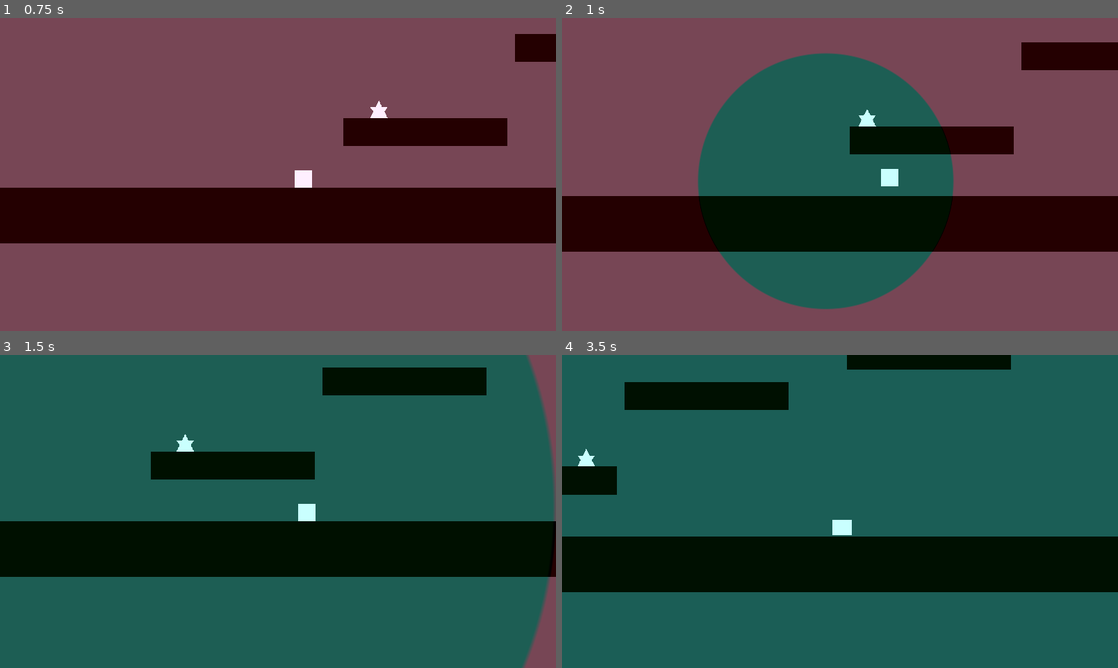
Above: before the commit, frames 1-4 (two rows, left to right).
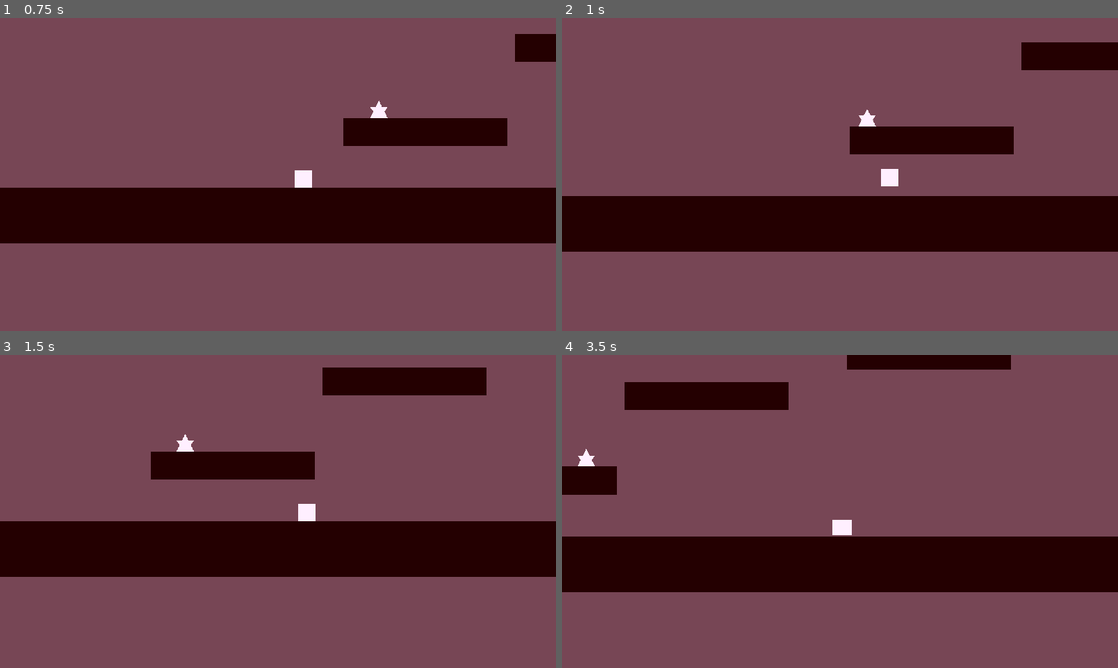
Above: after the commit, the same moments.

Repository: noc7c9/dye-dont-die
Game: Godot game, scene res://Main.tscn
The game is run twice, just before and just after one commit, with the same random seed, the same clock (stepped at 60 frames per second) and the same inputs. Before the commit the project starts from res://main.tscn.
Inputs:
- Up to frame 1 (0.75 s): hold Right (move_right) from 0.53 s (still down); hold Shift from 0.53 s (still down)
- Up to frame 2 (1 s): keep holding Right (move_right); keep holding Shift; tap Space (jump) at 0.77 s
- Up to frame 3 (1.5 s): release Right (move_right) at 1.28 s; release Shift at 1.28 s; hold S from 1.28 s (still down); tap Shift at 1.35 s
- Up to frame 4 (3.5 s): tap Space (jump) at 1.52, 3.02 s; release S at 2.03 s; hold Right (move_right) 2.03-2.78 s; hold Shift 2.03-2.78 s; hold W from 2.78 s (still down); tap Shift at 2.85 s

Frame 1 is identical in both runs. In frame 2, 30% of the frame differs, in the area x 24-71%, y 11-94%; in frame 3, 98%; in frame 4, 100%, in the area x 0-100%, y 0-100%.
Error after the commit: Invalid get index 'global_position' (on base: 'null instance'). (res://src/ColorBubbleManager/ColorBubbleManager.gd:27)

Commit message:
Fix naming conventions

Diff:
--- /dev/null
+++ b/Main.tscn
@@ -0,0 +1,140 @@
+[gd_scene load_steps=6 format=2]
+
+[ext_resource path="res://src/Player/Player.tscn" type="PackedScene" id=1]
+[ext_resource path="res://src/ColorBubbleManager/ColorBubbleManager.tscn" type="PackedScene" id=2]
+[ext_resource path="res://src/Goomba/Goomba.tscn" type="PackedScene" id=3]
+[ext_resource path="res://src/Background.gd" type="Script" id=4]
+[ext_resource path="res://src/Platform/Platform.tscn" type="PackedScene" id=5]
+
+[node name="Main" type="Node2D"]
+
+[node name="Background" type="ColorRect" parent="."]
+margin_left = -100000.0
+margin_top = -100000.0
+margin_right = 100000.0
+margin_bottom = 100000.0
+color = Color( 0.333333, 0.333333, 0.333333, 1 )
+script = ExtResource( 4 )
+__meta__ = {
+"_edit_use_anchors_": false
+}
+
+[node name="color-bubble-manager" parent="." instance=ExtResource( 2 )]
+
+[node name="goomba" parent="." instance=ExtResource( 3 )]
+position = Vector2( 441, 220 )
+
+[node name="Player" parent="." instance=ExtResource( 1 )]
+position = Vector2( 260, 234 )
+
+[node name="Camera2D" type="Camera2D" parent="Player"]
+current = true
+smoothing_enabled = true
+
+[node name="floor" parent="." instance=ExtResource( 5 )]
+position = Vector2( 303, 360 )
+scale = Vector2( 1000, 1 )
+
+[node name="platform" parent="." instance=ExtResource( 5 )]
+position = Vector2( 443, 264 )
+scale = Vector2( 2.95028, 0.502724 )
+
+[node name="platform2" parent="." instance=ExtResource( 5 )]
+position = Vector2( 641, 167 )
+scale = Vector2( 2.95028, 0.502724 )
+
+[node name="platform3" parent="." instance=ExtResource( 5 )]
+position = Vector2( 897, 120 )
+scale = Vector2( 2.95028, 0.502724 )
+
+[node name="platform4" parent="." instance=ExtResource( 5 )]
+position = Vector2( 1228, 204 )
+scale = Vector2( 2.95028, 0.502724 )
+
+[node name="platform5" parent="." instance=ExtResource( 5 )]
+position = Vector2( 1444, 43 )
+scale = Vector2( 2.95028, 0.502724 )
+
+[node name="platform6" parent="." instance=ExtResource( 5 )]
+position = Vector2( 1228, -154 )
+scale = Vector2( 2.95028, 0.502724 )
+
+[node name="platform7" parent="." instance=ExtResource( 5 )]
+position = Vector2( 1228, -154 )
+scale = Vector2( 2.95028, 0.502724 )
+
+[node name="platform8" parent="." instance=ExtResource( 5 )]
+position = Vector2( -107, -12 )
+scale = Vector2( 2.95028, 0.502724 )
+
+[node name="platform9" parent="." instance=ExtResource( 5 )]
+position = Vector2( 91, -109 )
+scale = Vector2( 2.95028, 0.502724 )
+
+[node name="platform10" parent="." instance=ExtResource( 5 )]
+position = Vector2( 347, -156 )
+scale = Vector2( 2.95028, 0.502724 )
+
+[node name="platform11" parent="." instance=ExtResource( 5 )]
+position = Vector2( 678, -72 )
+scale = Vector2( 2.95028, 0.502724 )
+
+[node name="platform22" parent="." instance=ExtResource( 5 )]
+position = Vector2( 511, 27 )
+scale = Vector2( 2.95028, 0.502724 )
+
+[node name="platform23" parent="." instance=ExtResource( 5 )]
+position = Vector2( 1064, -45 )
+scale = Vector2( 2.95028, 0.502724 )
+
+[node name="platform24" parent="." instance=ExtResource( 5 )]
+position = Vector2( 678, -510 )
+scale = Vector2( 2.95028, 0.502724 )
+
+[node name="platform25" parent="." instance=ExtResource( 5 )]
+position = Vector2( 475, -287 )
+scale = Vector2( 2.95028, 0.502724 )
+
+[node name="platform26" parent="." instance=ExtResource( 5 )]
+position = Vector2( 499, -535 )
+scale = Vector2( 0.75028, 5.98272 )
+
+[node name="platform12" parent="." instance=ExtResource( 5 )]
+position = Vector2( 894, -233 )
+scale = Vector2( 2.95028, 0.502724 )
+
+[node name="platform13" parent="." instance=ExtResource( 5 )]
+position = Vector2( 678, -430 )
+scale = Vector2( 2.95028, 0.502724 )
+
+[node name="platform14" parent="." instance=ExtResource( 5 )]
+position = Vector2( 678, -430 )
+scale = Vector2( 2.95028, 0.502724 )
+
+[node name="platform15" parent="." instance=ExtResource( 5 )]
+position = Vector2( 1016, -551 )
+scale = Vector2( 2.95028, 0.502724 )
+
+[node name="platform16" parent="." instance=ExtResource( 5 )]
+position = Vector2( 1214, -648 )
+scale = Vector2( 2.95028, 0.502724 )
+
+[node name="platform17" parent="." instance=ExtResource( 5 )]
+position = Vector2( 1470, -695 )
+scale = Vector2( 2.95028, 0.502724 )
+
+[node name="platform18" parent="." instance=ExtResource( 5 )]
+position = Vector2( 1801, -611 )
+scale = Vector2( 2.95028, 0.502724 )
+
+[node name="platform19" parent="." instance=ExtResource( 5 )]
+position = Vector2( 2017, -772 )
+scale = Vector2( 2.95028, 0.502724 )
+
+[node name="platform20" parent="." instance=ExtResource( 5 )]
+position = Vector2( 1770, -881 )
+scale = Vector2( 2.95028, 0.502724 )
+
+[node name="platform21" parent="." instance=ExtResource( 5 )]
+position = Vector2( 1606, -927 )
+scale = Vector2( 2.95028, 0.502724 )
--- a/main.tscn
+++ /dev/null
@@ -1,140 +0,0 @@
-[gd_scene load_steps=6 format=2]
-
-[ext_resource path="res://src/platform/platform.tscn" type="PackedScene" id=1]
-[ext_resource path="res://src/player/player.tscn" type="PackedScene" id=2]
-[ext_resource path="res://src/background.gd" type="Script" id=3]
-[ext_resource path="res://src/goomba/goomba.tscn" type="PackedScene" id=4]
-[ext_resource path="res://src/color-bubble-manager/color-bubble-manager.tscn" type="PackedScene" id=5]
-
-[node name="main" type="Node2D"]
-
-[node name="background" type="ColorRect" parent="."]
-margin_left = -100000.0
-margin_top = -100000.0
-margin_right = 100000.0
-margin_bottom = 100000.0
-color = Color( 0.333333, 0.333333, 0.333333, 1 )
-script = ExtResource( 3 )
-__meta__ = {
-"_edit_use_anchors_": false
-}
-
-[node name="color-bubble-manager" parent="." instance=ExtResource( 5 )]
-
-[node name="goomba" parent="." instance=ExtResource( 4 )]
-position = Vector2( 441, 220 )
-
-[node name="player" parent="." instance=ExtResource( 2 )]
-position = Vector2( 260, 234 )
-
-[node name="Camera2D" type="Camera2D" parent="player"]
-current = true
-smoothing_enabled = true
-
-[node name="floor" parent="." instance=ExtResource( 1 )]
-position = Vector2( 303, 360 )
-scale = Vector2( 1000, 1 )
-
-[node name="platform" parent="." instance=ExtResource( 1 )]
-position = Vector2( 443, 264 )
-scale = Vector2( 2.95028, 0.502724 )
-
-[node name="platform2" parent="." instance=ExtResource( 1 )]
-position = Vector2( 641, 167 )
-scale = Vector2( 2.95028, 0.502724 )
-
-[node name="platform3" parent="." instance=ExtResource( 1 )]
-position = Vector2( 897, 120 )
-scale = Vector2( 2.95028, 0.502724 )
-
-[node name="platform4" parent="." instance=ExtResource( 1 )]
-position = Vector2( 1228, 204 )
-scale = Vector2( 2.95028, 0.502724 )
-
-[node name="platform5" parent="." instance=ExtResource( 1 )]
-position = Vector2( 1444, 43 )
-scale = Vector2( 2.95028, 0.502724 )
-
-[node name="platform6" parent="." instance=ExtResource( 1 )]
-position = Vector2( 1228, -154 )
-scale = Vector2( 2.95028, 0.502724 )
-
-[node name="platform7" parent="." instance=ExtResource( 1 )]
-position = Vector2( 1228, -154 )
-scale = Vector2( 2.95028, 0.502724 )
-
-[node name="platform8" parent="." instance=ExtResource( 1 )]
-position = Vector2( -107, -12 )
-scale = Vector2( 2.95028, 0.502724 )
-
-[node name="platform9" parent="." instance=ExtResource( 1 )]
-position = Vector2( 91, -109 )
-scale = Vector2( 2.95028, 0.502724 )
-
-[node name="platform10" parent="." instance=ExtResource( 1 )]
-position = Vector2( 347, -156 )
-scale = Vector2( 2.95028, 0.502724 )
-
-[node name="platform11" parent="." instance=ExtResource( 1 )]
-position = Vector2( 678, -72 )
-scale = Vector2( 2.95028, 0.502724 )
-
-[node name="platform22" parent="." instance=ExtResource( 1 )]
-position = Vector2( 511, 27 )
-scale = Vector2( 2.95028, 0.502724 )
-
-[node name="platform23" parent="." instance=ExtResource( 1 )]
-position = Vector2( 1064, -45 )
-scale = Vector2( 2.95028, 0.502724 )
-
-[node name="platform24" parent="." instance=ExtResource( 1 )]
-position = Vector2( 678, -510 )
-scale = Vector2( 2.95028, 0.502724 )
-
-[node name="platform25" parent="." instance=ExtResource( 1 )]
-position = Vector2( 475, -287 )
-scale = Vector2( 2.95028, 0.502724 )
-
-[node name="platform26" parent="." instance=ExtResource( 1 )]
-position = Vector2( 499, -535 )
-scale = Vector2( 0.75028, 5.98272 )
-
-[node name="platform12" parent="." instance=ExtResource( 1 )]
-position = Vector2( 894, -233 )
-scale = Vector2( 2.95028, 0.502724 )
-
-[node name="platform13" parent="." instance=ExtResource( 1 )]
-position = Vector2( 678, -430 )
-scale = Vector2( 2.95028, 0.502724 )
-
-[node name="platform14" parent="." instance=ExtResource( 1 )]
-position = Vector2( 678, -430 )
-scale = Vector2( 2.95028, 0.502724 )
-
-[node name="platform15" parent="." instance=ExtResource( 1 )]
-position = Vector2( 1016, -551 )
-scale = Vector2( 2.95028, 0.502724 )
-
-[node name="platform16" parent="." instance=ExtResource( 1 )]
-position = Vector2( 1214, -648 )
-scale = Vector2( 2.95028, 0.502724 )
-
-[node name="platform17" parent="." instance=ExtResource( 1 )]
-position = Vector2( 1470, -695 )
-scale = Vector2( 2.95028, 0.502724 )
-
-[node name="platform18" parent="." instance=ExtResource( 1 )]
-position = Vector2( 1801, -611 )
-scale = Vector2( 2.95028, 0.502724 )
-
-[node name="platform19" parent="." instance=ExtResource( 1 )]
-position = Vector2( 2017, -772 )
-scale = Vector2( 2.95028, 0.502724 )
-
-[node name="platform20" parent="." instance=ExtResource( 1 )]
-position = Vector2( 1770, -881 )
-scale = Vector2( 2.95028, 0.502724 )
-
-[node name="platform21" parent="." instance=ExtResource( 1 )]
-position = Vector2( 1606, -927 )
-scale = Vector2( 2.95028, 0.502724 )
--- a/project.godot
+++ b/project.godot
@@ -8,19 +8,49 @@
 
 config_version=4
 
-_global_script_classes=[  ]
+_global_script_classes=[ {
+"base": "ColorRect",
+"class": "Background",
+"language": "GDScript",
+"path": "res://src/Background.gd"
+}, {
+"base": "Sprite",
+"class": "ColorBubble",
+"language": "GDScript",
+"path": "res://src/ColorBubbleManager/ColorBubble.gd"
+}, {
+"base": "Node",
+"class": "ColorBubbleManager",
+"language": "GDScript",
+"path": "res://src/ColorBubbleManager/ColorBubbleManager.gd"
+}, {
+"base": "KinematicBody2D",
+"class": "Goomba",
+"language": "GDScript",
+"path": "res://src/Goomba/Goomba.gd"
+}, {
+"base": "KinematicBody2D",
+"class": "Player",
+"language": "GDScript",
+"path": "res://src/Player/Player.gd"
+} ]
 _global_script_class_icons={
+"Background": "",
+"ColorBubble": "",
+"ColorBubbleManager": "",
+"Goomba": "",
+"Player": ""
 }
 
 [application]
 
 config/name="Dye Don't Die"
-run/main_scene="res://main.tscn"
+run/main_scene="res://Main.tscn"
 config/icon="res://icon.png"
 
 [autoload]
 
-GameManager="*res://src/game_manager.gd"
+GameManager="*res://src/GameManager.gd"
 
 [display]
 
--- a/shader-test-scene/shader-test-scene.tscn
+++ b/shader-test-scene/shader-test-scene.tscn
@@ -1,10 +1,10 @@
 [gd_scene load_steps=17 format=2]
 
-[ext_resource path="res://src/color-bubble-manager/color-bubble.tscn" type="PackedScene" id=1]
+[ext_resource path="res://src/ColorBubbleManager/ColorBubble.tscn" type="PackedScene" id=1]
 [ext_resource path="res://shader-test-scene/smooth-gradient.shader" type="Shader" id=2]
 [ext_resource path="res://shader-test-scene/hard-gradient.shader" type="Shader" id=3]
 [ext_resource path="res://shader-test-scene/color-bubble-test.shader" type="Shader" id=4]
-[ext_resource path="res://src/platform/platform.tscn" type="PackedScene" id=18]
+[ext_resource path="res://src/Platform/Platform.tscn" type="PackedScene" id=18]
 [ext_resource path="res://shader-test-scene/shader-test-scene.gd" type="Script" id=20]
 [ext_resource path="res://shader-test-scene/color-bubble-test-cielch.shader" type="Shader" id=21]
 
--- a/src/background.gd
+++ b/src/Background.gd
@@ -1,3 +1,5 @@
+class_name Background
+
 extends ColorRect
 
 onready var GameManager = get_node('/root/GameManager')
--- a/src/color-bubble-manager/color-bubble.gd
+++ b/src/ColorBubbleManager/ColorBubble.gd
@@ -1,3 +1,5 @@
+class_name ColorBubble
+
 extends Sprite
 
 var start_velocity: float = 1500
--- a/src/color-bubble-manager/color-bubble.tscn
+++ b/src/ColorBubbleManager/ColorBubble.tscn
@@ -1,7 +1,7 @@
 [gd_scene load_steps=5 format=2]
 
-[ext_resource path="res://src/color-bubble-manager/color-bubble.gd" type="Script" id=1]
-[ext_resource path="res://src/color-bubble-manager/color-bubble.shader" type="Shader" id=2]
+[ext_resource path="res://src/ColorBubbleManager/ColorBubble.gd" type="Script" id=1]
+[ext_resource path="res://src/ColorBubbleManager/ColorBubble.shader" type="Shader" id=2]
 
 [sub_resource type="ShaderMaterial" id=1]
 resource_local_to_scene = true
@@ -11,7 +11,7 @@
 
 [sub_resource type="ProxyTexture" id=2]
 
-[node name="color-bubble" type="Sprite"]
+[node name="ColorBubble" type="Sprite"]
 material = SubResource( 1 )
 scale = Vector2( 100, 100 )
 z_index = 100
--- a/src/color-bubble-manager/color-bubble-manager.gd
+++ b/src/ColorBubbleManager/ColorBubbleManager.gd
@@ -1,9 +1,11 @@
+class_name ColorBubbleManager
+
 extends Node
 
-var color_bubble = preload("res://src/color-bubble-manager/color-bubble.tscn");
+var color_bubble = preload("res://src/ColorBubbleManager/ColorBubble.tscn");
 
 onready var player = $"../player";
-onready var background = $background;
+onready var background = $Background;
 
 const BUBBLE_SCALE_CUTOFF = 2000
 var bubbles: Array = []
--- a/src/color-bubble-manager/color-bubble-manager.tscn
+++ b/src/ColorBubbleManager/ColorBubbleManager.tscn
@@ -1,6 +1,6 @@
 [gd_scene load_steps=5 format=2]
 
-[ext_resource path="res://src/color-bubble-manager/color-bubble-manager.gd" type="Script" id=1]
+[ext_resource path="res://src/ColorBubbleManager/ColorBubbleManager.gd" type="Script" id=1]
 
 [sub_resource type="Shader" id=1]
 code = "shader_type canvas_item;
@@ -162,10 +162,10 @@
 
 [sub_resource type="ProxyTexture" id=3]
 
-[node name="color-bubble-manager" type="Node"]
+[node name="ColorBubbleManager" type="Node"]
 script = ExtResource( 1 )
 
-[node name="background" type="Sprite" parent="."]
+[node name="Background" type="Sprite" parent="."]
 material = SubResource( 2 )
 scale = Vector2( 1e+06, 1e+06 )
 texture = SubResource( 3 )
--- a/src/game_manager.gd
+++ b/src/GameManager.gd
@@ -1,3 +1,5 @@
+# class_name GameManager
+
 extends Node
 
 var total_colors: int = 2
--- a/src/goomba/goomba.gd
+++ b/src/Goomba/Goomba.gd
@@ -1,3 +1,5 @@
+class_name Goomba
+
 extends KinematicBody2D
 
 export var gravity: float = 1500
--- a/src/goomba/goomba.tscn
+++ b/src/Goomba/Goomba.tscn
@@ -1,7 +1,7 @@
 [gd_scene load_steps=6 format=2]
 
-[ext_resource path="res://src/goomba/goomba.png" type="Texture" id=1]
-[ext_resource path="res://src/goomba/goomba.gd" type="Script" id=2]
+[ext_resource path="res://src/Goomba/Goomba.png" type="Texture" id=1]
+[ext_resource path="res://src/Goomba/Goomba.gd" type="Script" id=2]
 
 [sub_resource type="RectangleShape2D" id=1]
 
@@ -11,7 +11,7 @@
 [sub_resource type="RectangleShape2D" id=3]
 extents = Vector2( 10, 3 )
 
-[node name="goomba" type="KinematicBody2D"]
+[node name="Goomba" type="KinematicBody2D"]
 script = ExtResource( 2 )
 
 [node name="Sprite" type="Sprite" parent="."]
--- a/src/platform/platform.tscn
+++ b/src/Platform/Platform.tscn
@@ -1,11 +1,11 @@
 [gd_scene load_steps=3 format=2]
 
-[ext_resource path="res://src/platform/platform.png" type="Texture" id=1]
+[ext_resource path="res://src/Platform/Platform.png" type="Texture" id=1]
 
 [sub_resource type="RectangleShape2D" id=1]
 extents = Vector2( 32, 32 )
 
-[node name="platform" type="StaticBody2D"]
+[node name="Platform" type="StaticBody2D"]
 
 [node name="Sprite" type="Sprite" parent="."]
 modulate = Color( 0, 0, 0, 1 )
--- a/src/player/player.gd
+++ b/src/Player/Player.gd
@@ -1,3 +1,5 @@
+class_name Player
+
 extends KinematicBody2D
 
 var gravity: float = 1500
--- a/src/player/player.tscn
+++ b/src/Player/Player.tscn
@@ -1,7 +1,7 @@
 [gd_scene load_steps=5 format=2]
 
-[ext_resource path="res://src/player/player.png" type="Texture" id=1]
-[ext_resource path="res://src/player/player.gd" type="Script" id=2]
+[ext_resource path="res://src/Player/Player.png" type="Texture" id=1]
+[ext_resource path="res://src/Player/Player.gd" type="Script" id=2]
 
 [sub_resource type="SpriteFrames" id=1]
 animations = [ {
@@ -13,7 +13,7 @@
 
 [sub_resource type="RectangleShape2D" id=2]
 
-[node name="player" type="KinematicBody2D" groups=[
+[node name="Player" type="KinematicBody2D" groups=[
 "player",
 ]]
 script = ExtResource( 2 )
Renamed: src/color-bubble-manager/color-bubble.shader -> src/ColorBubbleManager/ColorBubble.shader
Renamed: src/goomba/goomba.png -> src/Goomba/Goomba.png
Not shown, changed: src/Goomba/Goomba.png.import
Renamed: src/platform/platform.png -> src/Platform/Platform.png
Not shown, changed: src/Platform/Platform.png.import
Renamed: src/player/player.png -> src/Player/Player.png
Not shown, changed: src/Player/Player.png.import
Not shown, added: src/Player/player.blend
